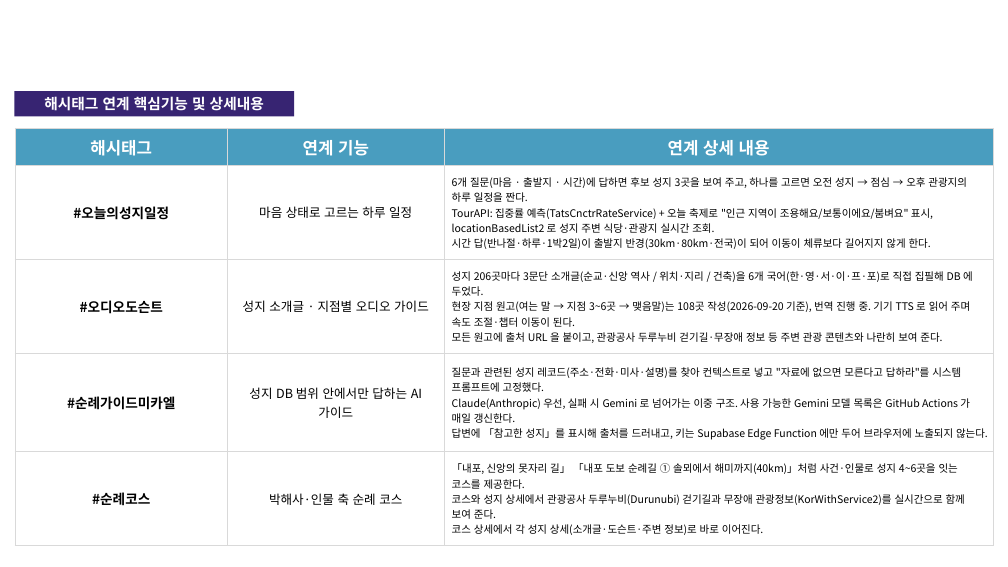
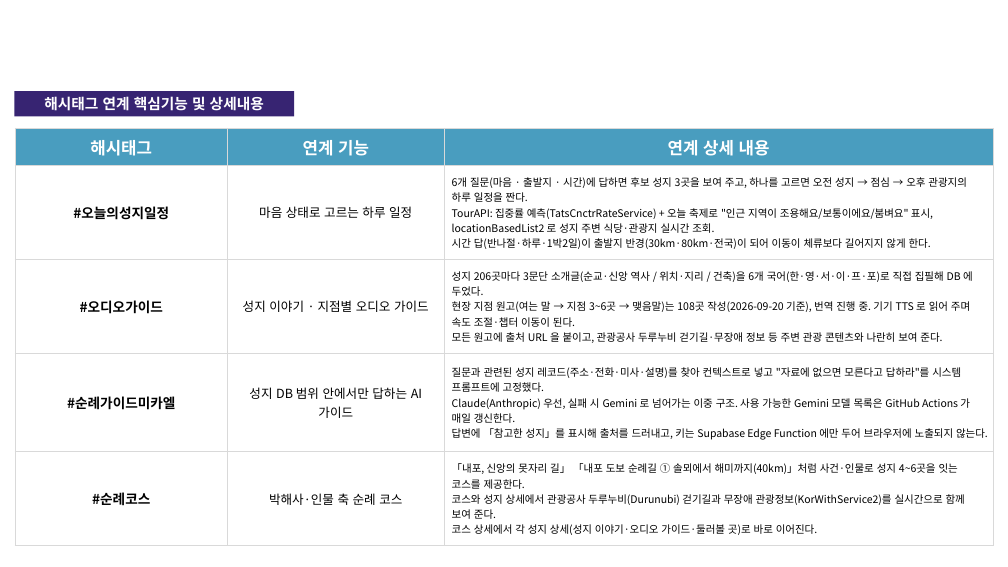
Before and after one commit to linkcontent7-huisun/visitholykorea, a slide deck: slide 4 of docs/10-product/공모전/원본-공모전제출/기능설명서_2026-09-20.pptx. Drawn at 1008x567 pixels with LibreOffice and Linux fonts; fonts in the diff are those of the drawing; background and template pictures are left out. Boxes give left, top, right and bottom in pixels: in the first picture for what was removed or moved away, otherwise in the second. Text is boxed around its words. In the diff, an @@ line names an element or a change of style, - is before the commit and + after.

```diff
--- a/docs/10-product/공모전/원본-공모전제출/기능설명서_2026-09-20.pptx
+++ b/docs/10-product/공모전/원본-공모전제출/기능설명서_2026-09-20.pptx
@@ table at (15,129,994,541) @@
-row 3, column 1: #오디오도슨트
+row 3, column 1: #오디오가이드
-row 3, column 2: 성지 소개글 · 지점별 오디오 가이드
+row 3, column 2: 성지 이야기 · 지점별 오디오 가이드
-row 5, column 3: 「내포, 신앙의 못자리 길」 「내포 도보 순례길 ① 솔뫼에서 해미까지(40km)」처럼 사건·인물로 성지 4~6곳을 잇는 코스를 제공한다. / 코스와 성지 상세에서 관광공사 두루누비(Durunubi) 걷기길과 무장애 관광정보(KorWithService2)를 실시간으로 함께 보여 준다. / 코스 상세에서 각 성지 상세(소개글·도슨트·주변 정보)로 바로 이어진다.
+row 5, column 3: 「내포, 신앙의 못자리 길」 「내포 도보 순례길 ① 솔뫼에서 해미까지(40km)」처럼 사건·인물로 성지 4~6곳을 잇는 코스를 제공한다. / 코스와 성지 상세에서 관광공사 두루누비(Durunubi) 걷기길과 무장애 관광정보(KorWithService2)를 실시간으로 함께 보여 준다. / 코스 상세에서 각 성지 상세(성지 이야기·오디오 가이드·둘러볼 곳)로 바로 이어진다.
```
Also in this commit, not shown: 7 other slides changed, 1 other file.
